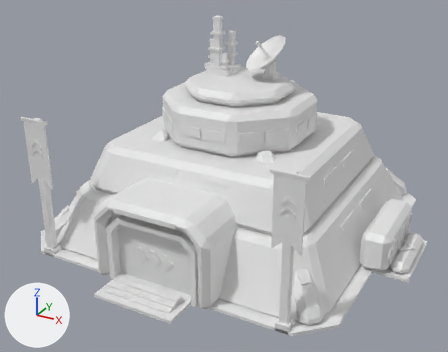
Before and after pictures for a commit that changed the FBX model art/base_nodes/export/SM_Holo_CentralHub_T2_Mini.fbx.
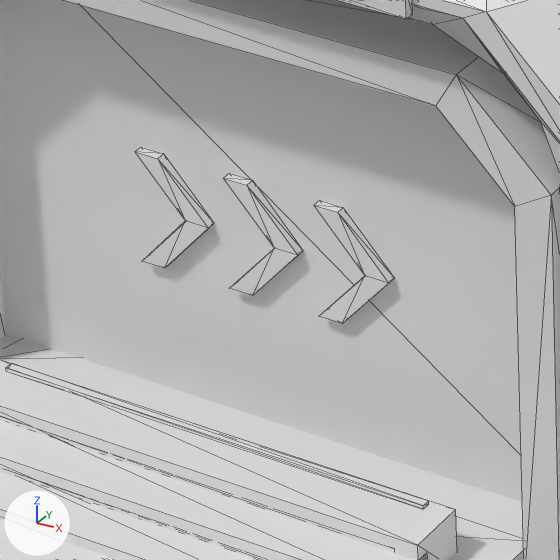
Each version appears first whole from a 50 mm lens placed at (29.33, -56.71, 33.09), pointed at (-0.38, -2.69, 6.08), and next in a close-up on the part from 27% to 44% of the width and 64% to 86% of the height. The lights are fixed; the arrows at lower left show +X, +Y and +Z. The older version's two pictures come first. The close-ups show mesh edges as thin lines.

Before the edit, the objects in view are built like this:
```python
me_sm_holo_centralhub_t2_mini = bpy.data.meshes.new('SM_Holo_CentralHub_T2_Mini')
me_sm_holo_centralhub_t2_mini.from_pydata(...)  # 1952 vertices, 3214 faces; spans x -20.5..20.5, y -20.5..20.5, z 0.0..22.1
me_sm_holo_centralhub_t2_mini.materials.append(mat_m_holosolid)  # white #e7e7e7
ob_sm_holo_centralhub_t2_mini = bpy.data.objects.new('SM_Holo_CentralHub_T2_Mini', me_sm_holo_centralhub_t2_mini)
ob_sm_holo_centralhub_t2_mini.location = (0.0, 0.0, 0.0)
```
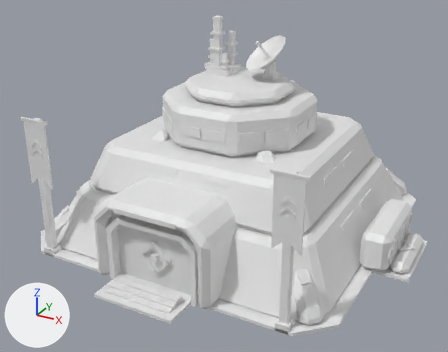
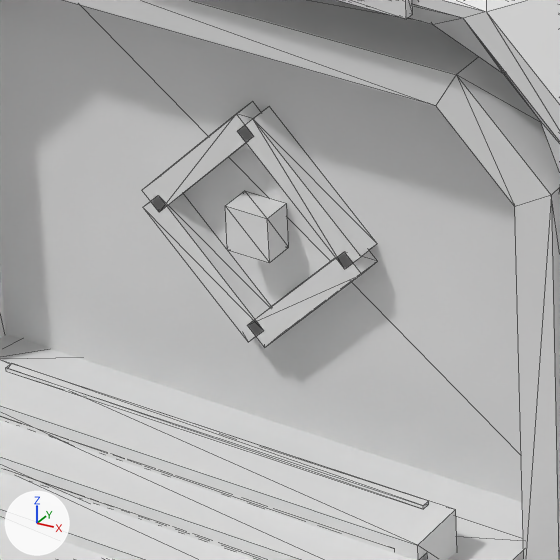
Edits to the bpy script that builds the scene:
```text
Change me_sm_holo_centralhub_t2_mini:
    used by ob_sm_holo_centralhub_t2_mini; location = (0.0, 0.0, 0.0)
    remove me_sm_holo_centralhub_t2_mini.from_pydata(...)  # 1952 vertices, 3214 faces; spans x -20.5..20.5, y -20.5..20.5, z 0.0..22.1
    add me_sm_holo_centralhub_t2_mini.from_pydata(...)  # 1956 vertices, 3214 faces; spans x -20.5..20.5, y -20.5..20.5, z 0.0..22.1
    me_sm_holo_centralhub_t2_mini part 1: a new loose piece, a box spanning x -0.32..0.32, y -16.77..-16.35, z 2.98..3.62, in mat_m_holosolid (white #e7e7e7)
    me_sm_holo_centralhub_t2_mini part 2: the loose piece of 12 vertices spanning x -0.5..0.5, y -16.5..-16.4, z 2.2..3.8 is deleted
    me_sm_holo_centralhub_t2_mini part 3
    24 vertices are removed from x -1.9..1.9, y -16.5..-16.4, z 2.2..3.8
    64 faces are deleted
    16 vertices are added at x -1.6..1.6, y -16.7, z 1.7..4.9
    16 new vertices lie (0.0, 0.4, 0.0) away from vertices in x -1.6..1.6, y -16.7, z 1.7..4.9
    72 new faces join them
```

Where the change shows, as pixel boxes [x1, y1, x2, y2] in the close-ups (560 x 560 px; the box of a moved part takes in the faces that stretch with it):
part 1 of me_sm_holo_centralhub_t2_mini, added: after [225, 191, 289, 263]
part 2 of me_sm_holo_centralhub_t2_mini, deleted: before [224, 174, 303, 296]
part 3 of me_sm_holo_centralhub_t2_mini, moved or reshaped: before [6, 147, 429, 509]; after [6, 101, 429, 509]
